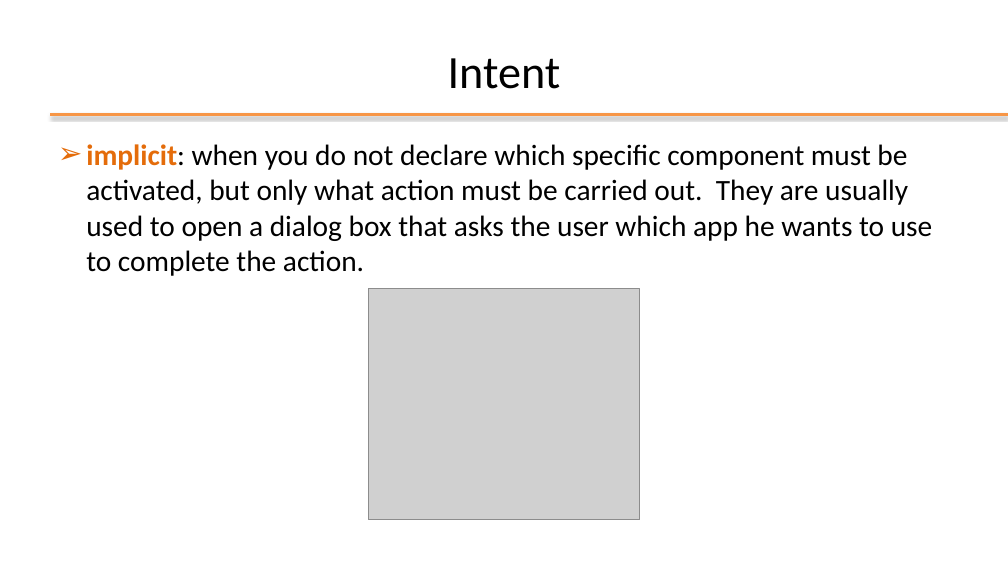
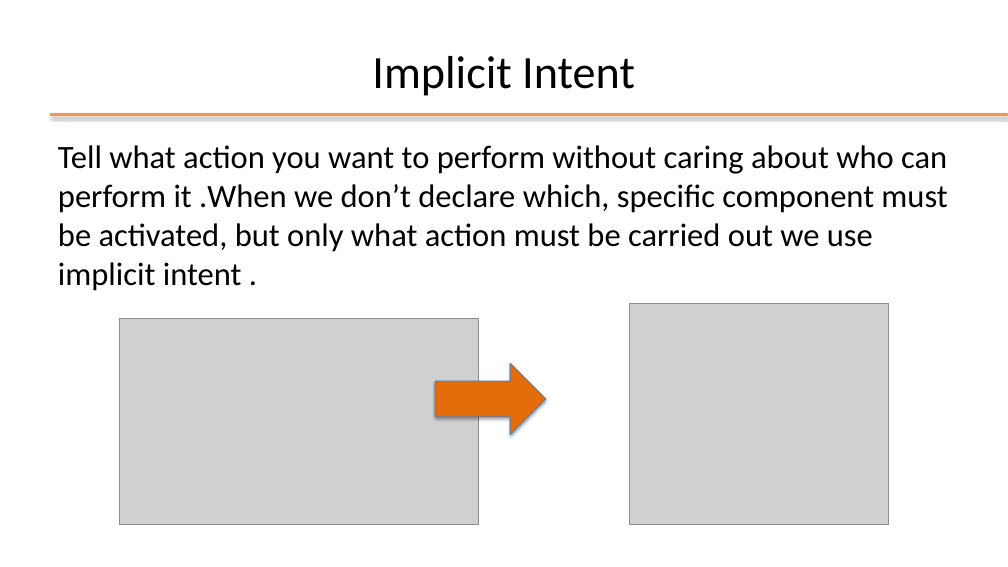
Before and after one commit to StePoli-00/Getting-started-with-Android, a slide deck: slide 24 of 03-Key elements of application.pptx (slide 22 before the commit). Drawn at 1008x567 pixels with LibreOffice and Linux fonts; fonts in the diff are those of the drawing; grey boxes stand for pictures; background and template pictures are left out. Boxes give left, top, right and bottom in pixels: in the first picture for what was removed or moved away, otherwise in the second. Text is boxed around its words. In the diff, an @@ line names an element or a change of style, - is before the commit and + after.

```diff
--- a/03-Key elements of application.pptx
+++ b/03-Key elements of application.pptx
@@ title at [372,56,635,96]: text changed @@
-Intent
+Implicit Intent
@@ text at [58,145,947,291]: text changed; size 28 to 31 pt @@
-➢ implicit: when you do not declare which specific component must be activated, but only what action must be carried out. They are usually used to open a dialog box that asks the user which app he wants to use to complete the action.
+Tell what action you want to perform without caring about who can perform it .When we don’t declare which, specific component must be activated, but only what action must be carried out we use implicit intent .
@@ picture added at [119,318,479,524] @@
@@ picture: place and size @@
-picture at [368,289,640,520]
+picture at [630,304,889,525]
@@ right arrow added at [435,363,546,435], fill #E46C0A, outline #4B7EBC 0.75 pt @@
```
Also in this commit, not shown: 4 other slides changed, 7 slides added, 2 slides removed.
